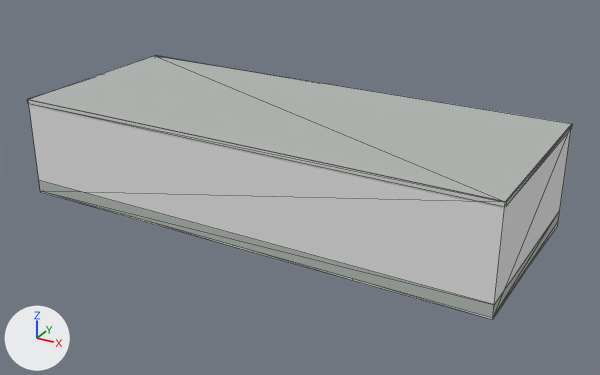
An edit to the glTF model public/models/buildings/osm-way-155743944.glb, drawn before and after from the same camera.
Before and after are seen from a 50 mm lens placed at (11.35, -19.94, 10.65), pointed at (0.43, -0.08, 0.72). Arrows for +X, +Y and +Z are at lower left; the lights stay in place. The first picture is the older version. Mesh edges are drawn as thin lines. Where no turn or scale is listed for an object, it has been applied to the vertices. Vertices at exactly the same position are counted once.

Names of what the first picture shows: 'building foundation 155743944', 'reality 155743944 near reality aged pale plaster', 'reality 155743944 near reality concrete plinth', 'reality 155743944 near reality flat weathered roof', 'reality 155743944 near reality pale aluminum sill'.
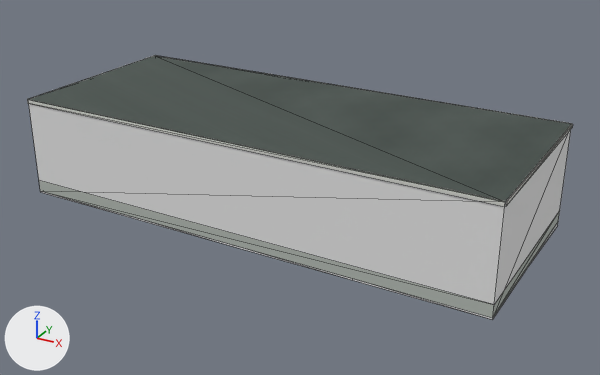
Diff of the bpy script that builds the scene:
```diff
--- a/public/models/buildings/osm-way-155743944.glb.py
+++ b/public/models/buildings/osm-way-155743944.glb.py
@@ img_roof_color @@
+img_roof_color = load_image('roof-color', 'textures/1de3d7bb6546b7423004abcc0fb627c4d0c6ad03316b21d76a93f9bf4f470ca6.png', 256, 256, 'sRGB')
@@ mat_reality_flat_weathered_roof @@
 mat_reality_flat_weathered_roof = principled_material('reality flat weathered roof')
-mat_reality_flat_weathered_roof.base_color = (0.451, 0.475, 0.455)  # grey #b3b7b4
+mat_reality_flat_weathered_roof.texture = img_roof_color
 mat_reality_flat_weathered_roof.roughness = 0.83
@@ me_reality_155743944_near_reality_pale_aluminum_sill @@
 # used by ob_reality_155743944_near_reality_pale_aluminum_sill; location = (0.0, 0.0, 0.0)
 # verts and faces of me_reality_155743944_near_reality_pale_aluminum_sill; kept vertices keep their numbers, new ones are numbered from 16
 # before: 2 (-7.28, 3.17, 3.0) at pixel (155, 55), 3 (7.42, 2.85, 3.0) at pixel (571, 123), 6 (-7.44, -2.81, 3.0) at pixel (27, 99), 7 (-7.31, 3.15, 3.0) at pixel (153, 55), 10 (7.27, -3.17, 3.0) at pixel (505, 202)
 # before: 11 (-7.42, -2.84, 3.0) at pixel (27, 99), 14 (7.44, 2.82, 3.0) at pixel (572, 124), 15 (7.3, -3.15, 3.0) at pixel (506, 201)
-me_reality_155743944_near_reality_pale_aluminum_sill.from_pydata(...)  # 16 vertices, 8 faces; spans x -7.44..7.44, y -3.17..3.17, z 2.89..3.0
+me_reality_155743944_near_reality_pale_aluminum_sill.from_pydata(...)  # 20 vertices, 16 faces; spans x -7.44..7.44, y -3.17..3.17, z 2.89..3.0
+# me_reality_155743944_near_reality_pale_aluminum_sill part 1
+verts[16] = (7.41, 2.83, 3.0)  # pixel (571, 123)
+verts[17] = (-7.28, 3.14, 3.0)  # pixel (154, 55)
+verts[18] = (-7.41, -2.82, 3.0)  # pixel (28, 99)
+verts[19] = (7.28, -3.14, 3.0)  # pixel (505, 201)
+faces += [(2, 17, 16), (2, 16, 3), (6, 18, 17), (6, 17, 7), (10, 19, 18), (10, 18, 11)]
+faces += [(14, 16, 19), (14, 19, 15)]
 me_reality_155743944_near_reality_pale_aluminum_sill.materials.append(mat_reality_pale_aluminum_sill)
```

Pixel boxes (x1, y1, x2, y2) of what changed, in the pictures (600 x 375 px):
'reality 155743944 near reality flat weathered roof', surface changed (darker)
    both: (28, 56, 571, 201)
part 1 of me_reality_155743944_near_reality_pale_aluminum_sill, added
    after: (30, 56, 572, 202)
